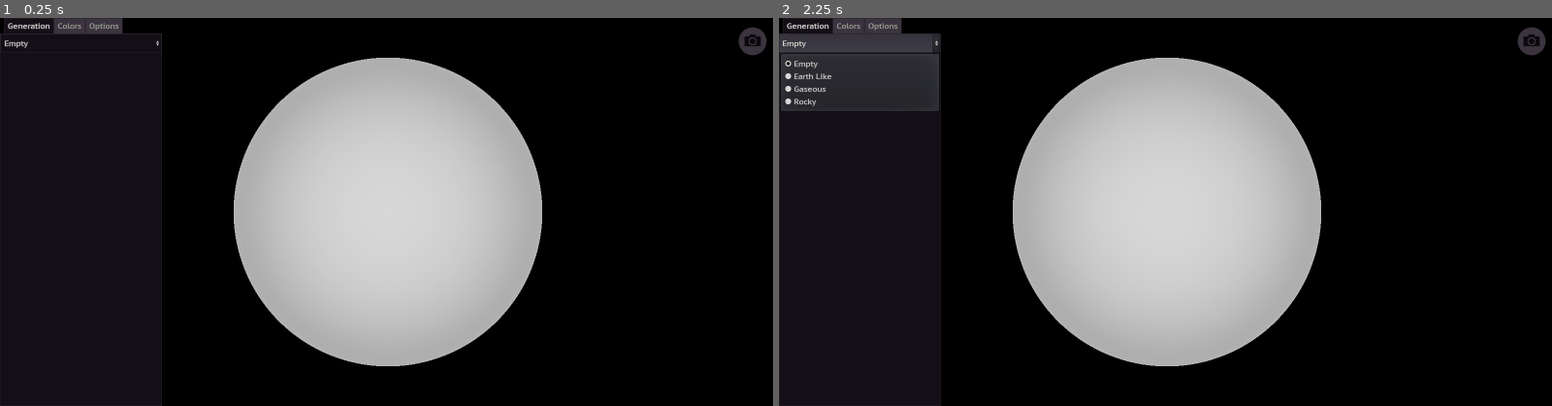
Above: before the commit, frames 1-2 (left to right).
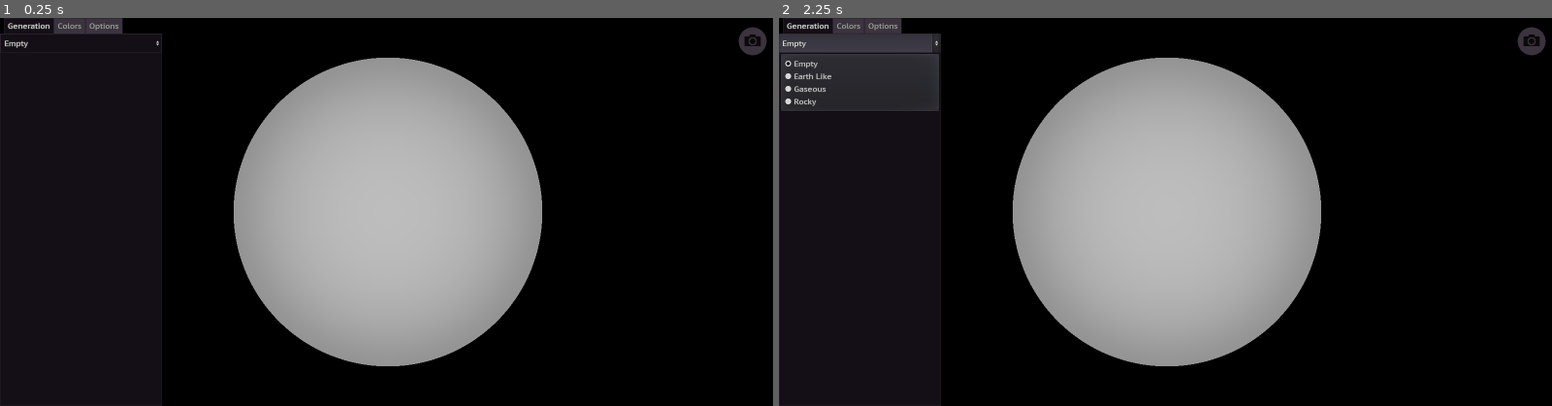
Above: after the commit, the same moments.

Repository: Anaxarchus/Worlds
Game: Godot game, scene res://Creator/CreationScene.tscn
The game is run twice, just before and just after one commit, with the same random seed, the same clock (stepped at 60 frames per second) and the same inputs.
Inputs (mouse positions are in pixels of both pictures, inside the frame that each line leads up to):
- Up to frame 1 (0.25 s): no input
- Up to frame 2 (2.25 s): click "Empty" at 0.5 s; click (1528, 41) at 1.25 s; click "Empty" at 2 s

The runs differ from the first frame. In frame 1, 7.8% of the frame differs, in the area x 30-71%, y 10-90%; in frame 2, 7.8%.

Commit message:
Lighting Controls

Diff:
--- a/Creator/CreationScene.gd
+++ b/Creator/CreationScene.gd
@@ -105,3 +105,22 @@
 
 func _on_GUI_atmosphere_visibility_changed(value):
     set_atmosphere(value)
+
+
+func _on_GUI_light_color_changed(color):
+    for each in $Light.get_children():
+        each.light_color = color
+
+
+func _on_GUI_light_intensity_changed(intensity):
+    for each in $Light.get_children():
+        each.light_energy = intensity
+
+
+func _on_GUI_light_rotation_changed(value):
+    $Light.rotation = value
+
+
+func _on_GUI_light_specular_changed(specular):
+    for each in $Light.get_children():
+        each.light_specular = specular
--- a/Creator/CreationScene.tscn
+++ b/Creator/CreationScene.tscn
@@ -22,7 +22,7 @@
 [node name="PlanetAthmosphere" parent="." instance=ExtResource( 4 )]
 visible = false
 atmosphere_height = 0.088
-sun_path = NodePath("../Sun")
+sun_path = NodePath("../Light/Sun")
 shader_params/u_day_color0 = Color( 0.290196, 0.388235, 0.921569, 1 )
 shader_params/u_night_color0 = Color( 0.709804, 0.639216, 0.964706, 1 )
 shader_params/u_night_color1 = Color( 1, 1, 1, 1 )
@@ -33,12 +33,6 @@
 [node name="Camera" type="Camera" parent="CameraPivot"]
 transform = Transform( 1, 0, 0, 0, 1, 0, 0, 0, 1, 0, 0, 2.05402 )
 current = true
-
-[node name="Sun" type="OmniLight" parent="."]
-transform = Transform( 1, 0, 0, 0, 1, 0, 0, 0, 1, 0, -2.4142, 0 )
-visible = false
-light_specular = 0.0
-omni_range = 5.40254
 
 [node name="CanvasLayer" type="CanvasLayer" parent="."]
 script = ExtResource( 7 )
@@ -56,14 +50,39 @@
 
 [node name="Front" type="SpotLight" parent="."]
 transform = Transform( 1, 0, 0, 0, 1, 0, 0, 0, 1, 0, 0, 4.70561 )
+visible = false
 light_specular = 0.0
 shadow_enabled = true
 shadow_color = Color( 0.0823529, 0.0823529, 0.0823529, 1 )
 spot_range = 11.6
 spot_angle = 32.853
 
+[node name="Light" type="Spatial" parent="."]
+
+[node name="Sun" type="OmniLight" parent="Light"]
+transform = Transform( 1, 0, 0, 0, 1, 0, 0, 0, 1, 0, 0, 35.5583 )
+light_energy = 2.0
+light_specular = 0.0
+omni_range = 36.4684
+
+[node name="Sun2" type="OmniLight" parent="Light"]
+transform = Transform( 1, 0, 0, 0, 1, 0, 0, 0, 1, 0, 0, 9.56755 )
+light_energy = 2.0
+light_specular = 0.0
+omni_range = 9.84835
+
+[node name="Sun3" type="OmniLight" parent="Light"]
+transform = Transform( 1, 0, 0, 0, 1, 0, 0, 0, 1, 0, 0, 11.9535 )
+light_energy = 2.0
+light_specular = 0.0
+omni_range = 11.8158
+
 [connection signal="atmosphere_color_changed" from="CanvasLayer/GUI" to="." method="_on_GUI_atmosphere_color_changed"]
 [connection signal="atmosphere_visibility_changed" from="CanvasLayer/GUI" to="." method="_on_GUI_atmosphere_visibility_changed"]
 [connection signal="cloud_visibility_changed" from="CanvasLayer/GUI" to="." method="_on_GUI_cloud_visibility_changed"]
 [connection signal="export_sprite" from="CanvasLayer/GUI" to="CanvasLayer" method="_on_GUI_export_sprite"]
+[connection signal="light_color_changed" from="CanvasLayer/GUI" to="." method="_on_GUI_light_color_changed"]
+[connection signal="light_intensity_changed" from="CanvasLayer/GUI" to="." method="_on_GUI_light_intensity_changed"]
+[connection signal="light_rotation_changed" from="CanvasLayer/GUI" to="." method="_on_GUI_light_rotation_changed"]
+[connection signal="light_specular_changed" from="CanvasLayer/GUI" to="." method="_on_GUI_light_specular_changed"]
 [connection signal="planet_type_changed" from="CanvasLayer/GUI" to="." method="_on_GUI_planet_type_changed"]
--- a/GUI/GUI.gd
+++ b/GUI/GUI.gd
@@ -5,6 +5,10 @@
 signal planet_type_changed(value)
 signal export_sprite(sprite_name, save_path)
 signal cloud_visibility_changed(value)
+signal light_rotation_changed(value)
+signal light_intensity_changed(intensity)
+signal light_specular_changed(specular)
+signal light_color_changed(color)
 
 export(NodePath) var node_atmosphere
 
@@ -17,6 +21,9 @@
 
 var atmosphere_color_map:GradientTexture
 var shader:VisualShader
+
+var light_x:float
+var light_y:float
 
 
 
@@ -61,7 +68,7 @@
     ocean_color.connect("color_interface_color_changed", self, "_on_color_interface_color_changed")
 
     atmosphere_color_map = ocean_color.color_map
-    emit_signal("atmosphere_color_changed", Creator.get_average_gradient_color(atmosphere_color_map))
+    emit_signal("atmosphere_color_changed", Creator.get_average_gradient_color(atmosphere_color_map)*$TabContainer/Options/ScrollContainer/VBoxContainer/LightingSettings/LightColor/LightColor.color)
 
     $TabContainer/Options/ScrollContainer/VBoxContainer/Clouds.disabled = false
 
@@ -79,7 +86,7 @@
     gas_color.connect("color_interface_color_changed", self, "_on_color_interface_color_changed")
 
     atmosphere_color_map = gas_color.color_map
-    emit_signal("atmosphere_color_changed", Creator.get_average_gradient_color(atmosphere_color_map))
+    emit_signal("atmosphere_color_changed", Creator.get_average_gradient_color(atmosphere_color_map)*$TabContainer/Options/ScrollContainer/VBoxContainer/LightingSettings/LightColor/LightColor.color)
 
     $TabContainer/Options/ScrollContainer/VBoxContainer/Atmosphere.pressed = true
 
@@ -99,7 +106,7 @@
     node_colors.add_child(rock_color)
 
     atmosphere_color_map = rock_color.color_map
-    emit_signal("atmosphere_color_changed", Creator.get_average_gradient_color(atmosphere_color_map))
+    emit_signal("atmosphere_color_changed", Creator.get_average_gradient_color(atmosphere_color_map)*$TabContainer/Options/ScrollContainer/VBoxContainer/LightingSettings/LightColor/LightColor.color)
     $TabContainer/Options/ScrollContainer/VBoxContainer/Atmosphere.pressed = true
 
 
@@ -117,7 +124,7 @@
 
 
 func _on_color_interface_color_changed():
-    emit_signal("atmosphere_color_changed", Creator.get_average_gradient_color(atmosphere_color_map))
+    emit_signal("atmosphere_color_changed", Creator.get_average_gradient_color(atmosphere_color_map)*$TabContainer/Options/ScrollContainer/VBoxContainer/LightingSettings/LightColor/LightColor.color)
 
 
 func _on_Capture_pressed():
@@ -134,28 +141,51 @@
 
 func _on_TopOut_value_changed(value):
     Creator.atmosphere_night_outer = value
-    emit_signal("atmosphere_color_changed", Creator.get_average_gradient_color(atmosphere_color_map))
+    emit_signal("atmosphere_color_changed", Creator.get_average_gradient_color(atmosphere_color_map)*$TabContainer/Options/ScrollContainer/VBoxContainer/LightingSettings/LightColor/LightColor.color)
 
 
 func _on_TopIn_value_changed(value):
     Creator.atmosphere_night_inner = value
-    emit_signal("atmosphere_color_changed", Creator.get_average_gradient_color(atmosphere_color_map))
+    emit_signal("atmosphere_color_changed", Creator.get_average_gradient_color(atmosphere_color_map)*$TabContainer/Options/ScrollContainer/VBoxContainer/LightingSettings/LightColor/LightColor.color)
 
 
 func _on_BottomOut_value_changed(value):
     Creator.atmosphere_day_outer = value
-    emit_signal("atmosphere_color_changed", Creator.get_average_gradient_color(atmosphere_color_map))
+    emit_signal("atmosphere_color_changed", Creator.get_average_gradient_color(atmosphere_color_map)*$TabContainer/Options/ScrollContainer/VBoxContainer/LightingSettings/LightColor/LightColor.color)
 
 
 func _on_BottomIn_value_changed(value):
     Creator.atmosphere_day_inner = value
-    emit_signal("atmosphere_color_changed", Creator.get_average_gradient_color(atmosphere_color_map))
+    emit_signal("atmosphere_color_changed", Creator.get_average_gradient_color(atmosphere_color_map)*$TabContainer/Options/ScrollContainer/VBoxContainer/LightingSettings/LightColor/LightColor.color)
 
 
 func _on_Brightness_value_changed(value):
     Creator.atmosphere_interior_brightness = value
-    emit_signal("atmosphere_color_changed", Creator.get_average_gradient_color(atmosphere_color_map))
+    emit_signal("atmosphere_color_changed", Creator.get_average_gradient_color(atmosphere_color_map)*$TabContainer/Options/ScrollContainer/VBoxContainer/LightingSettings/LightColor/LightColor.color)
 
 
 func _on_Export_export_sprite(sprite_name, path, style, size):
     emit_signal("export_sprite", sprite_name, path, style, size)
+
+
+func _on_yRot_value_changed(value):
+    light_y = deg2rad(value)
+    emit_signal("light_rotation_changed", Vector3(light_x, light_y, 0))
+
+
+func _on_xRot_value_changed(value):
+    light_x = deg2rad(value)
+    emit_signal("light_rotation_changed", Vector3(light_x, light_y, 0))
+
+
+func _on_Intensity_value_changed(value):
+    emit_signal("light_intensity_changed", value)
+
+
+func _on_Specular_value_changed(value):
+    emit_signal("light_specular_changed", value)
+
+
+func _on_LightColor_color_changed(color):
+    emit_signal("light_color_changed", color)
+    emit_signal("atmosphere_color_changed", Creator.get_average_gradient_color(atmosphere_color_map)*$TabContainer/Options/ScrollContainer/VBoxContainer/LightingSettings/LightColor/LightColor.color)
--- a/GUI/GUI.tscn
+++ b/GUI/GUI.tscn
@@ -44,7 +44,7 @@
 margin_bottom = -1.0
 
 [node name="PlanetType" type="OptionButton" parent="TabContainer/Generation"]
-margin_right = 318.0
+margin_right = 332.0
 margin_bottom = 38.0
 text = "Empty"
 items = [ "Empty", null, false, 0, null, "Earth Like", null, false, 1, null, "Gaseous", null, false, 2, null, "Rocky", null, false, 3, null ]
@@ -52,7 +52,7 @@
 
 [node name="ScrollContainer" type="ScrollContainer" parent="TabContainer/Generation"]
 margin_top = 42.0
-margin_right = 318.0
+margin_right = 332.0
 margin_bottom = 766.0
 size_flags_horizontal = 3
 size_flags_vertical = 3
@@ -62,7 +62,7 @@
 }
 
 [node name="VBoxContainer" type="VBoxContainer" parent="TabContainer/Generation/ScrollContainer"]
-margin_right = 318.0
+margin_right = 332.0
 margin_bottom = 724.0
 size_flags_horizontal = 3
 size_flags_vertical = 3
@@ -148,7 +148,7 @@
 margin_top = 26.0
 margin_right = 332.0
 margin_bottom = 64.0
-title = "Top Outer"
+title = "Night Outer"
 max_value = 2.0
 min_value = 0.01
 step = 0.01
@@ -158,7 +158,7 @@
 margin_top = 68.0
 margin_right = 332.0
 margin_bottom = 106.0
-title = "Top Inner"
+title = "Night Inner"
 max_value = 2.0
 min_value = 0.01
 step = 0.01
@@ -168,7 +168,7 @@
 margin_top = 110.0
 margin_right = 332.0
 margin_bottom = 148.0
-title = "Bottom Outer"
+title = "Day Outer"
 max_value = 2.0
 min_value = 0.01
 step = 0.01
@@ -178,7 +178,7 @@
 margin_top = 152.0
 margin_right = 332.0
 margin_bottom = 190.0
-title = "Bottom Inner"
+title = "Day Inner"
 max_value = 2.0
 min_value = 0.01
 step = 0.01
@@ -197,7 +197,71 @@
 [node name="LightingSettings" type="VBoxContainer" parent="TabContainer/Options/ScrollContainer/VBoxContainer"]
 margin_top = 340.0
 margin_right = 332.0
-margin_bottom = 340.0
+margin_bottom = 572.0
+
+[node name="Label" type="Label" parent="TabContainer/Options/ScrollContainer/VBoxContainer/LightingSettings"]
+margin_right = 332.0
+margin_bottom = 22.0
+text = "Light Settings"
+align = 1
+valign = 1
+
+[node name="yRot" parent="TabContainer/Options/ScrollContainer/VBoxContainer/LightingSettings" instance=ExtResource( 3 )]
+margin_top = 26.0
+margin_right = 332.0
+margin_bottom = 64.0
+title = "Y-Rot"
+max_value = 180.0
+min_value = -180.0
+step = 0.1
+
+[node name="xRot" parent="TabContainer/Options/ScrollContainer/VBoxContainer/LightingSettings" instance=ExtResource( 3 )]
+margin_top = 68.0
+margin_right = 332.0
+margin_bottom = 106.0
+title = "X-Rot"
+max_value = 180.0
+min_value = -180.0
+step = 0.1
+
+[node name="Intensity" parent="TabContainer/Options/ScrollContainer/VBoxContainer/LightingSettings" instance=ExtResource( 3 )]
+margin_top = 110.0
+margin_right = 332.0
+margin_bottom = 148.0
+title = "Intensity"
+value = 2.0
+max_value = 16.0
+min_value = 0.1
+step = 0.1
+
+[node name="Specular" parent="TabContainer/Options/ScrollContainer/VBoxContainer/LightingSettings" instance=ExtResource( 3 )]
+margin_top = 152.0
+margin_right = 332.0
+margin_bottom = 190.0
+title = "Specular"
+max_value = 1.0
+step = 0.001
+
+[node name="LightColor" type="HBoxContainer" parent="TabContainer/Options/ScrollContainer/VBoxContainer/LightingSettings"]
+margin_top = 194.0
+margin_right = 332.0
+margin_bottom = 232.0
+
+[node name="Label" type="Label" parent="TabContainer/Options/ScrollContainer/VBoxContainer/LightingSettings/LightColor"]
+margin_top = 8.0
+margin_right = 228.0
+margin_bottom = 30.0
+size_flags_horizontal = 3
+size_flags_vertical = 6
+text = "Light Color"
+
+[node name="LightColor" type="ColorPickerButton" parent="TabContainer/Options/ScrollContainer/VBoxContainer/LightingSettings/LightColor"]
+margin_left = 232.0
+margin_right = 332.0
+margin_bottom = 38.0
+rect_min_size = Vector2( 100, 0 )
+color = Color( 1, 1, 1, 1 )
+edit_alpha = false
 
 [node name="Capture" type="TextureButton" parent="."]
 modulate = Color( 0.235294, 0.203922, 0.247059, 1 )
@@ -386,6 +450,11 @@
 [connection signal="value_changed" from="TabContainer/Options/ScrollContainer/VBoxContainer/AtmosphereSettings/BottomOut" to="." method="_on_BottomOut_value_changed"]
 [connection signal="value_changed" from="TabContainer/Options/ScrollContainer/VBoxContainer/AtmosphereSettings/BottomIn" to="." method="_on_BottomIn_value_changed"]
 [connection signal="value_changed" from="TabContainer/Options/ScrollContainer/VBoxContainer/AtmosphereSettings/Brightness" to="." method="_on_Brightness_value_changed"]
+[connection signal="value_changed" from="TabContainer/Options/ScrollContainer/VBoxContainer/LightingSettings/yRot" to="." method="_on_yRot_value_changed"]
+[connection signal="value_changed" from="TabContainer/Options/ScrollContainer/VBoxContainer/LightingSettings/xRot" to="." method="_on_xRot_value_changed"]
+[connection signal="value_changed" from="TabContainer/Options/ScrollContainer/VBoxContainer/LightingSettings/Intensity" to="." method="_on_Intensity_value_changed"]
+[connection signal="value_changed" from="TabContainer/Options/ScrollContainer/VBoxContainer/LightingSettings/Specular" to="." method="_on_Specular_value_changed"]
+[connection signal="color_changed" from="TabContainer/Options/ScrollContainer/VBoxContainer/LightingSettings/LightColor/LightColor" to="." method="_on_LightColor_color_changed"]
 [connection signal="pressed" from="Capture" to="." method="_on_Capture_pressed"]
 [connection signal="export_sprite" from="Export" to="." method="_on_Export_export_sprite"]
 [connection signal="text_entered" from="Export/VBoxContainer2/CenterContainer/VBoxContainer/HBoxContainer4/Name" to="Export" method="_on_Name_text_entered"]
Not shown, added: ScreenShots/Gaseous.png.import
Not shown, added: ScreenShots/PlanetSprite.png.import
Not shown, added: ScreenShots/RockyMoon.png.import
Not shown, added: ScreenShots/Worlds.png.import
Not shown, added: ScreenShots/rocky.png.import
